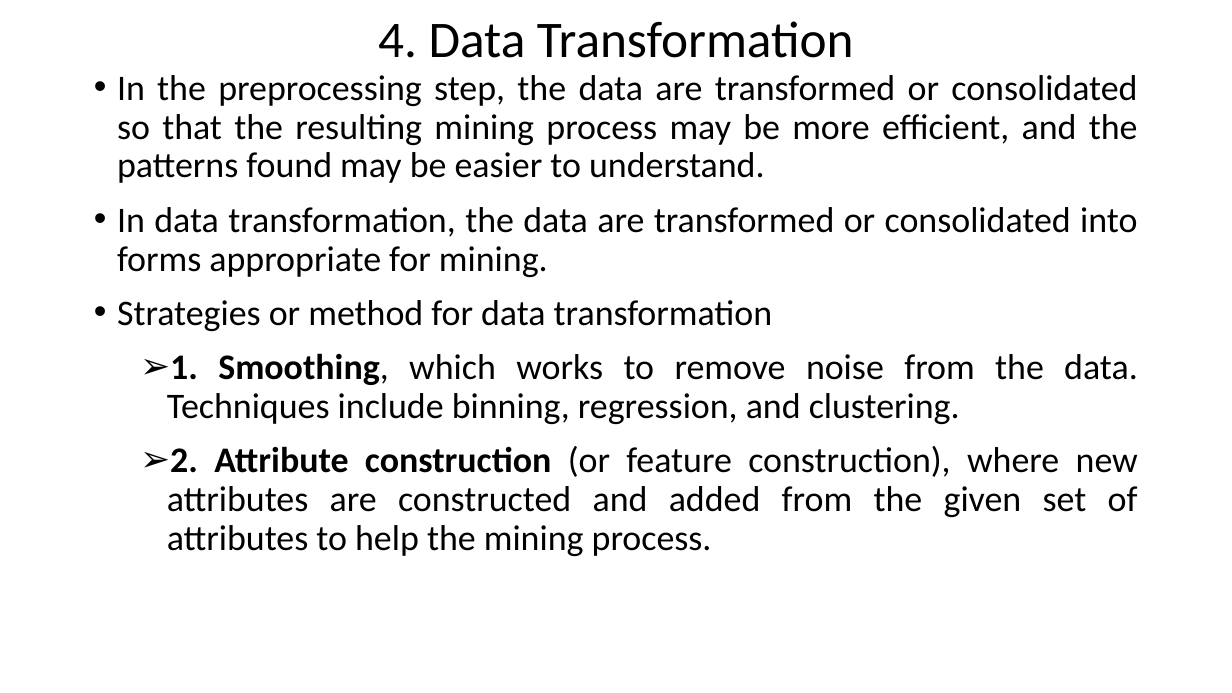
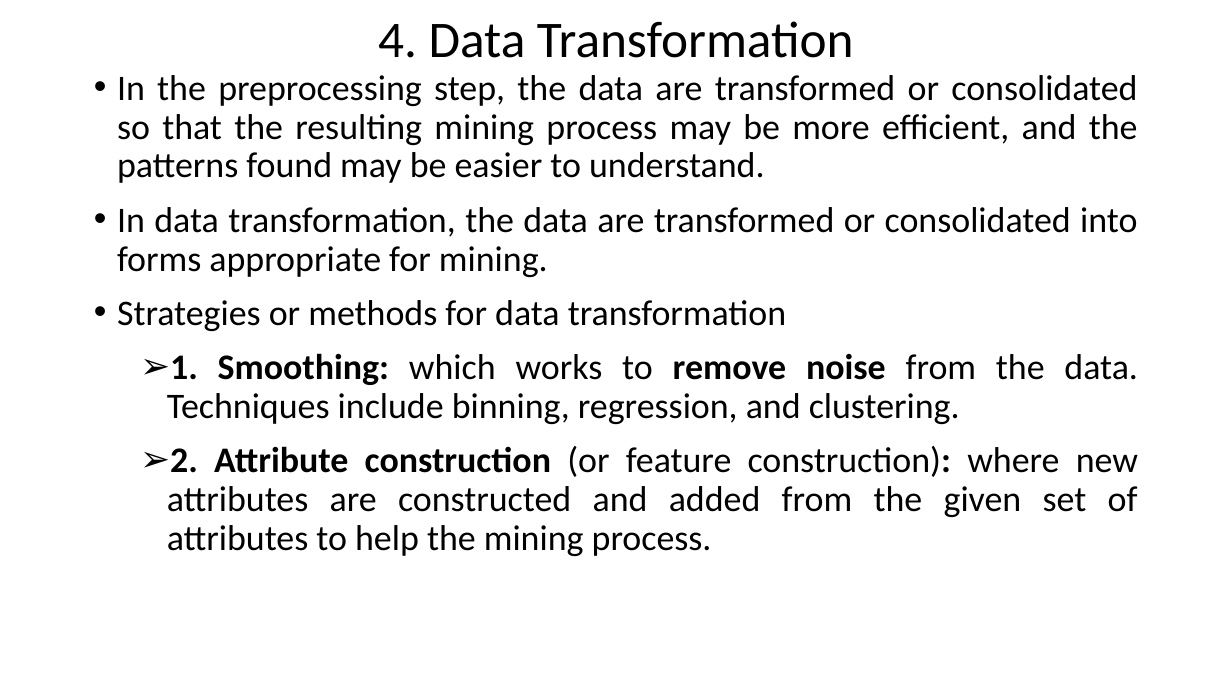
Before and after one commit to Gaurav-88074/MCA, a slide deck: slide 84 of SEM1/DATA MINING/3. Data Preprocessing (1).pptx (slide 85 before the commit). Drawn at 1232x693 pixels with LibreOffice and Linux fonts; fonts in the diff are those of the drawing. Boxes give left, top, right and bottom in pixels: in the first picture for what was removed or moved away, otherwise in the second. Text is boxed around its words. In the diff, an @@ line names an element or a change of style, - is before the commit and + after.

```diff
--- a/SEM1/DATA MINING/3. Data Preprocessing (1).pptx
+++ b/SEM1/DATA MINING/3. Data Preprocessing (1).pptx
@@ text at bbox=[117, 300, 1138, 556]: text changed @@
-• Strategies or method for data transformation
-    ➢ 1. Smoothing, which works to remove noise from the data. Techniques include binning, regression, and clustering.
-    ➢ 2. Attribute construction (or feature construction), where new attributes are constructed and added from the given set of attributes to help the mining process.
+• Strategies or methods for data transformation
+    ➢ 1. Smoothing: which works to remove noise from the data. Techniques include binning, regression, and clustering.
+    ➢ 2. Attribute construction (or feature construction): where new attributes are constructed and added from the given set of attributes to help the mining process.
```
Also in this commit, not shown: 19 other slides changed, 1 slide added, 1 slide removed, 18 other files.
